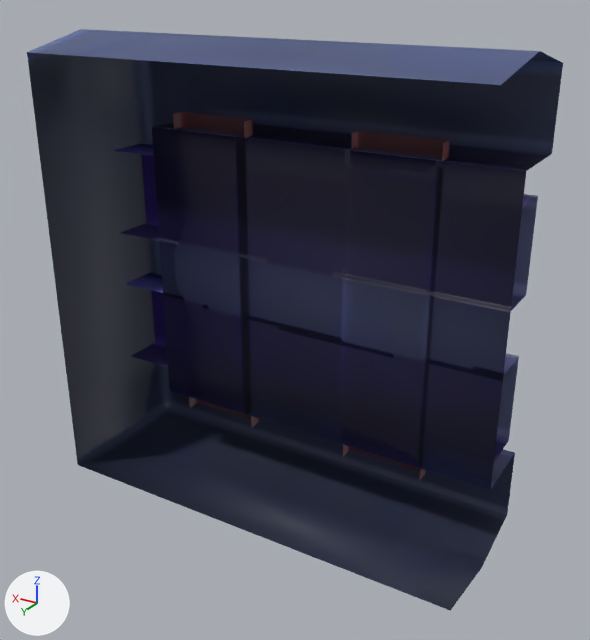
Before and after pictures for a commit that changed the FBX model Assets/Meshes/LP_LaserRailEnd.fbx.
Camera for both pictures: a 50 mm lens placed at (0.285, -0.739, 0.983), pointed at (0.54, -1.164, 0.77). Arrows for +X, +Y and +Z are at lower left; the lights stay in place. The older version comes first. Where no turn or scale is listed for an object, it has been applied to the vertices.

The older version as bpy lines, for what is in view:
```python
me_plane_035 = bpy.data.meshes.new('Plane.035')
me_plane_035.from_pydata(...)  # 106 vertices, 65 faces; spans x 0.0..0.31, y -0.1..0.008, z -0.01..0.31
me_plane_035.materials.append(mat_material_003)
ob_lp_laserrailend = bpy.data.objects.new('LP_LaserRailEnd', me_plane_035)
ob_lp_laserrailend.location = (0.4, -1.117, 0.635)
```
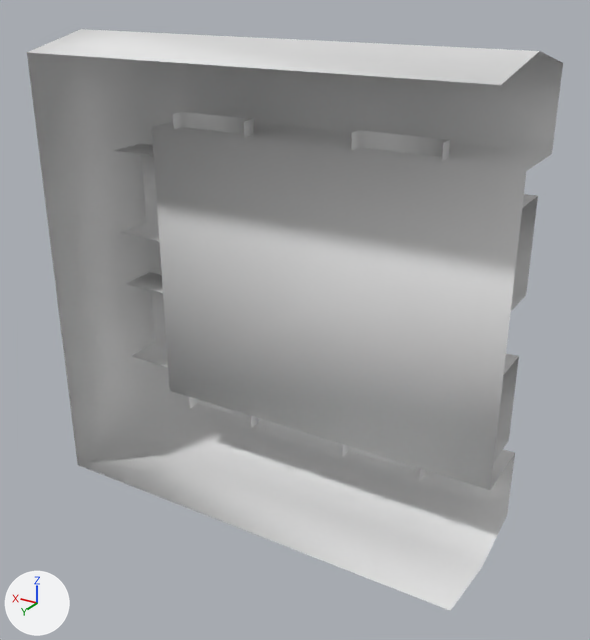
The newer file is also turned or shifted as a whole; pictures and numbers use the older file's frame.

Where the change shows, as pixel boxes (x1, y1, x2, y2) in the pictures (590 x 640 px):
'LP_LaserRailEnd', recoloured (blue to white): (27, 29, 563, 611) in both

Patch to the scene script:
```diff
--- a/Assets/Meshes/LP_LaserRailEnd.fbx.py
+++ b/Assets/Meshes/LP_LaserRailEnd.fbx.py
@@ me_plane_035 @@
 me_plane_035.from_pydata(...)  # 106 vertices, 65 faces; spans x 0.0..0.31, y -0.1..0.008, z -0.01..0.31
-me_plane_035.materials.append(mat_material_003)
```
